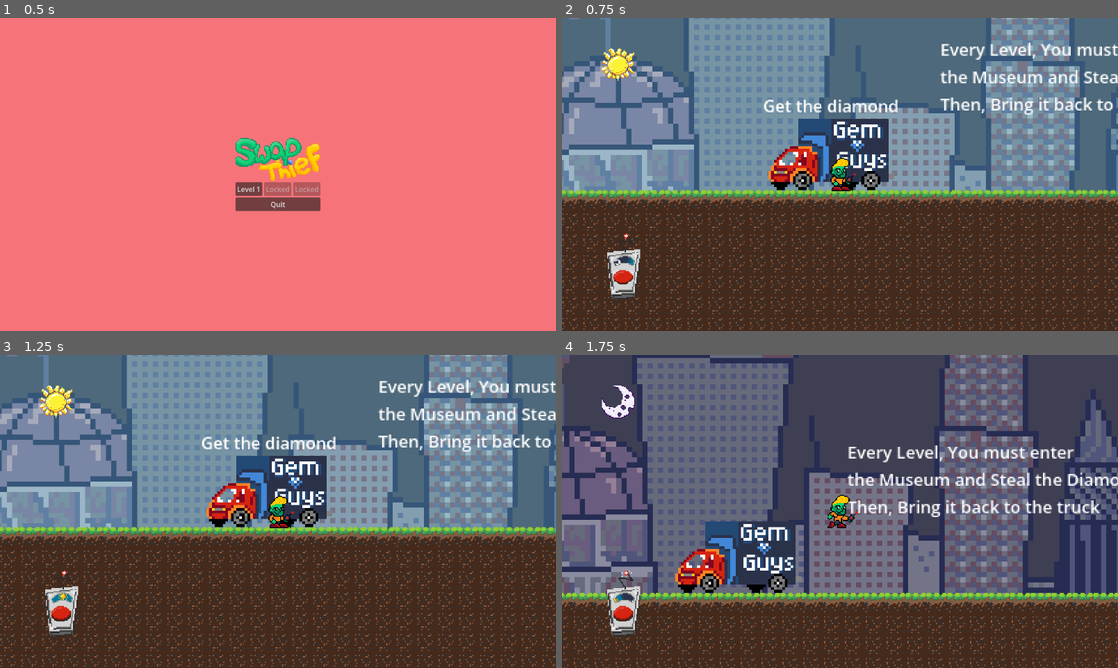
Above: before the commit, frames 1-4 (two rows, left to right).
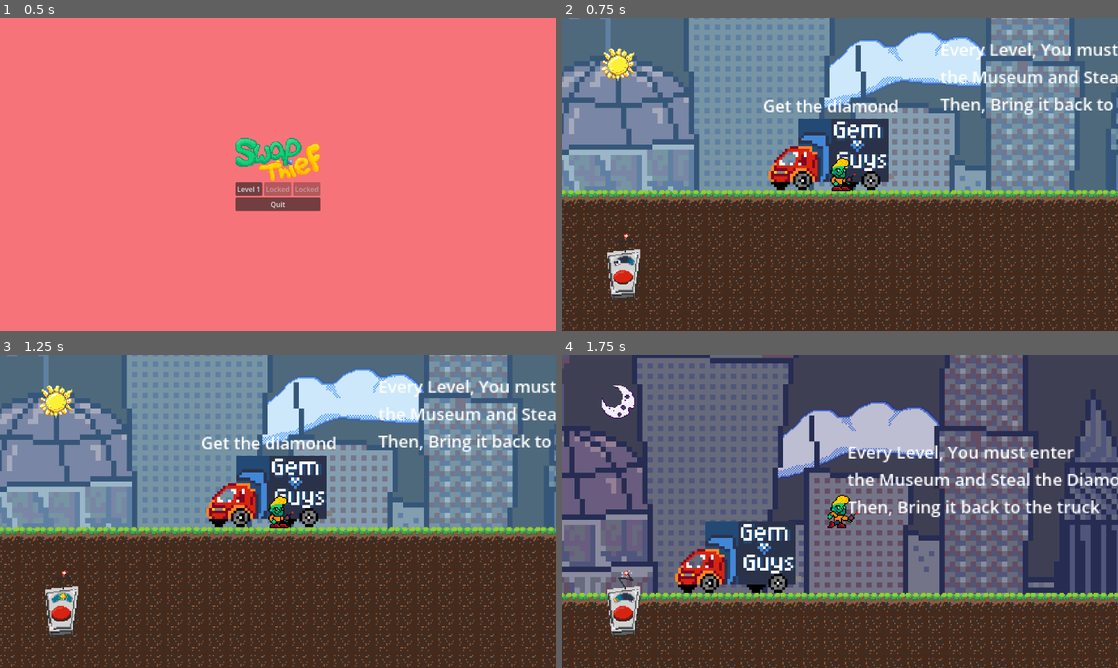
Above: after the commit, the same moments.

Repository: noble-squared/Colorado-Game-Jam
Game: Godot game, scene res://Scenes/main_menu.tscn
Two runs of this game, one before a commit and one after it. Both use one fixed random seed, a clock stepped at 60 frames per second and the inputs below.
Inputs:
- Up to frame 1 (0.5 s): no input
- Up to frame 2 (0.75 s): click "Level 1" at 0.5 s
- Up to frame 3 (1.25 s): no input
- Up to frame 4 (1.75 s): hold D (Right) from 1.28 s (still down); tap Space (SwapTime) at 1.35 s; tap W (Jump) at 1.52 s

Frame 1 is identical in both runs. In frame 2, 4.1% of the frame differs, in the area x 47-77%, y 4-30%; in frame 3, 4.1%; in frame 4, 4.1%, in the area x 38-68%, y 14-40%.

Commit message:
Added clouds to backdrop

Diff:
--- a/Scenes/CityBackdrop.tscn
+++ b/Scenes/CityBackdrop.tscn
@@ -2,6 +2,7 @@
 
 [ext_resource type="Texture2D" uid="uid://u3e7ercfib6i" path="res://assets/art/Sprite Sheets/City.png" id="1_3rfro"]
 [ext_resource type="PackedScene" uid="uid://devv5sj3bpqso" path="res://Scenes/background.tscn" id="2_jb88n"]
+[ext_resource type="PackedScene" path="res://Scenes/CloudBackdrop.tscn" id="3_uib18"]
 
 [sub_resource type="TileSetAtlasSource" id="TileSetAtlasSource_jb88n"]
 texture = ExtResource("1_3rfro")
@@ -27,3 +28,6 @@
 modulate = Color(1, 1, 1, 0.2901961)
 self_modulate = Color(1, 1, 1, 0.039215688)
 z_index = 0
+
+[node name="CloudBackdrop" parent="Parallax2D" unique_id=47429626 instance=ExtResource("3_uib18")]
+position = Vector2(-550, -211)
--- a/Scenes/levels/JackM_level_1.tscn
+++ b/Scenes/levels/JackM_level_1.tscn
@@ -10,7 +10,6 @@
 [ext_resource type="PackedScene" uid="uid://x6bo71sn0vlp" path="res://Scenes/platform.tscn" id="7_mvss5"]
 [ext_resource type="PackedScene" uid="uid://ddfmdwr4w2hln" path="res://Scenes/guard.tscn" id="8_klt6r"]
 [ext_resource type="PackedScene" uid="uid://5xetlc2tbsu8" path="res://Scenes/spotlight.tscn" id="9_6wku1"]
-[ext_resource type="PackedScene" uid="uid://cp0id6bncmy0u" path="res://Scenes/CloudBackdrop.tscn" id="12_4c1wq"]
 
 [sub_resource type="TileSetAtlasSource" id="TileSetAtlasSource_e657c"]
 texture = ExtResource("2_adum2")
@@ -146,6 +145,3 @@
 
 [node name="Loot2" parent="." unique_id=775132210 instance=ExtResource("4_4c1wq")]
 position = Vector2(904, -343)
-
-[node name="CloudBackdrop" parent="." unique_id=47429626 instance=ExtResource("12_4c1wq")]
-position = Vector2(-550, -211)
